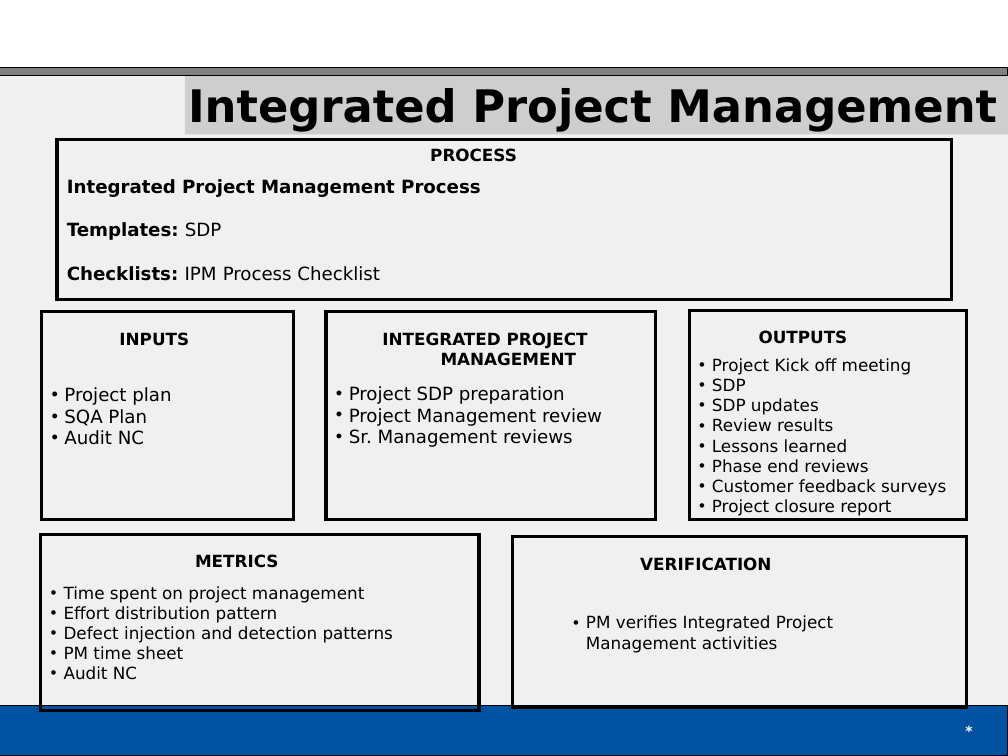
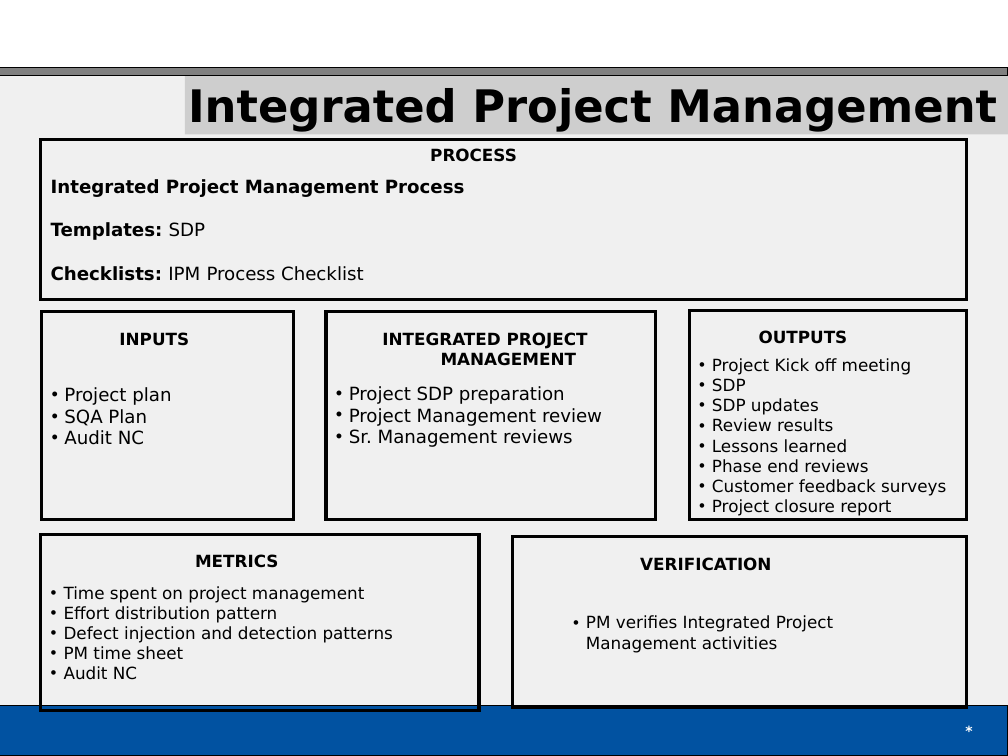
Before and after one commit to vijaylovakumar/ABCD, a slide deck: slide 33 of Overview to CMMI QMS.ppt. Drawn at 1008x756 pixels with LibreOffice and Linux fonts; fonts in the diff are those of the drawing. Boxes give left, top, right and bottom in pixels: in the first picture for what was removed or moved away, otherwise in the second. Text is boxed around its words. In the diff, an @@ line names an element or a change of style, - is before the commit and + after.

```diff
--- a/Overview to CMMI QMS.ppt
+++ b/Overview to CMMI QMS.ppt
@@ rectangle "Integrated Project Management Process": place and size @@
-rectangle "Integrated Project Management Process" at bbox=[57, 139, 952, 300]
+rectangle "Integrated Project Management Process" at bbox=[40, 139, 967, 300]
```
Also in this commit, not shown: 5 other slides changed.
